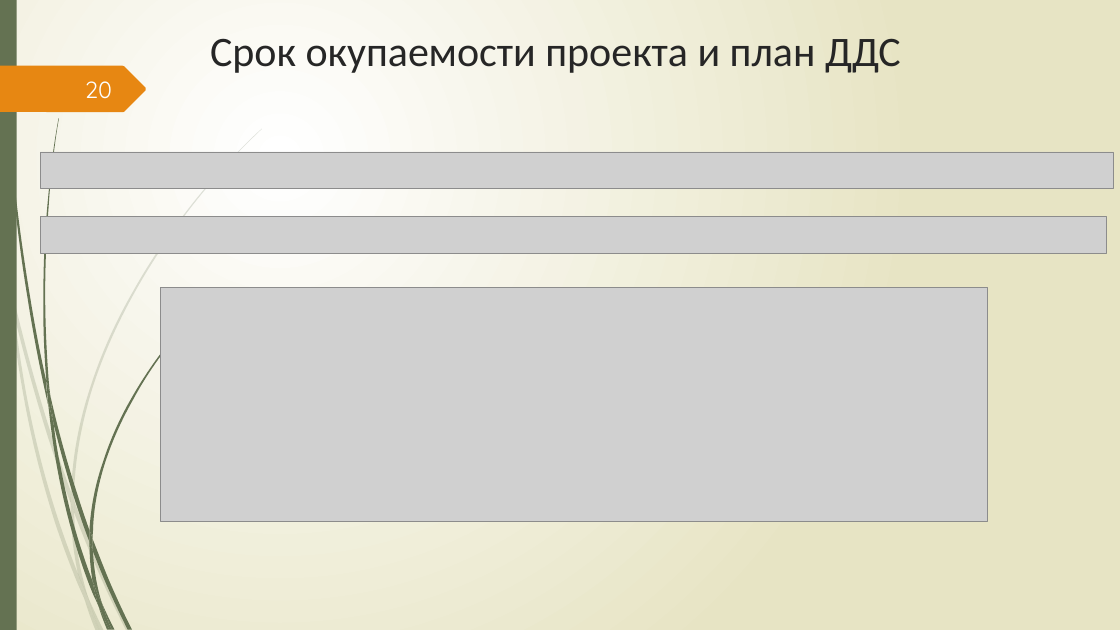
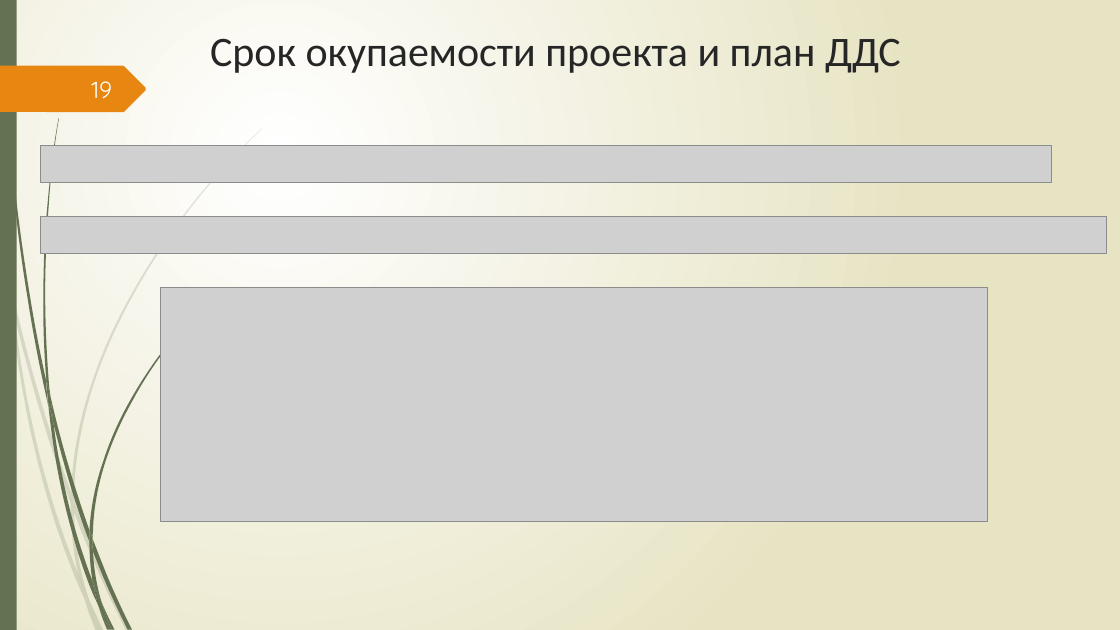
Before and after one commit to Csar9000/Quality-of-life-assessment-system, a slide deck: slide 19 of Документы/Презентация ВКР.pptx (slide 20 before the commit). Drawn at 1120x630 pixels with LibreOffice and Linux fonts; fonts in the diff are those of the drawing; grey boxes stand for pictures. Boxes give left, top, right and bottom in pixels: in the first picture for what was removed or moved away, otherwise in the second. Text is boxed around its words. In the diff, an @@ line names an element or a change of style, - is before the commit and + after.

```diff
--- a/Документы/Презентация ВКР.pptx
+++ b/Документы/Презентация ВКР.pptx
@@ page number at box(91, 81, 112, 98): text changed @@
-20
+19
@@ picture: place and size @@
-picture at box(41, 152, 1114, 189)
+picture at box(41, 145, 1052, 182)
```
Also in this commit, not shown: 5 other slides changed, 2 slides added, 3 slides removed, 1 other file.
